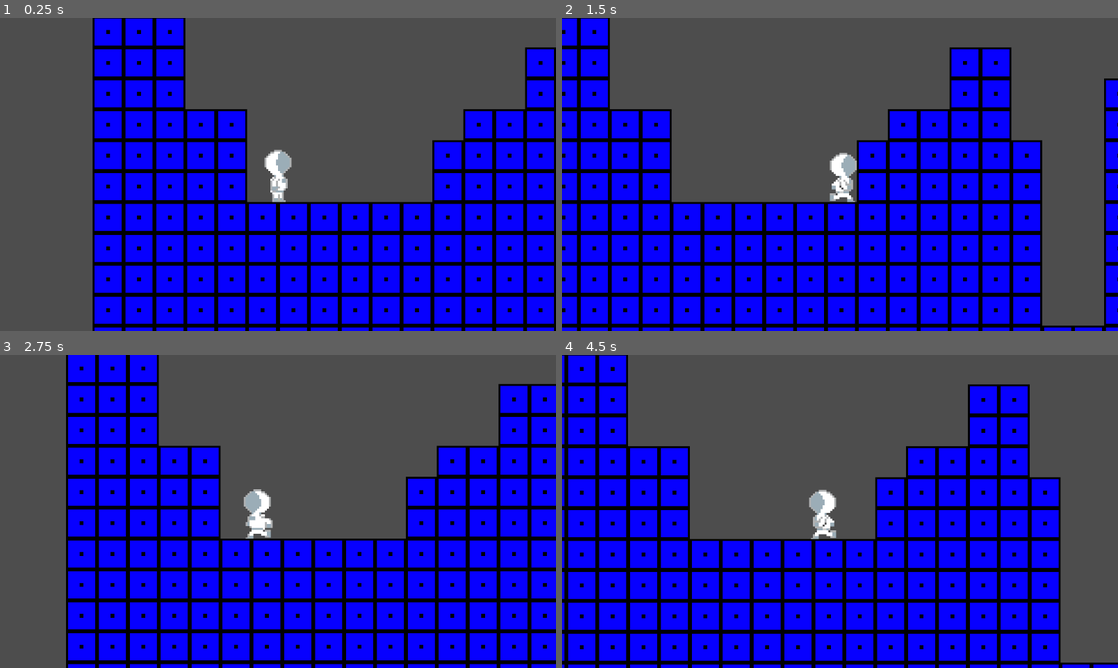
Above: before the commit, frames 1-4 (two rows, left to right).
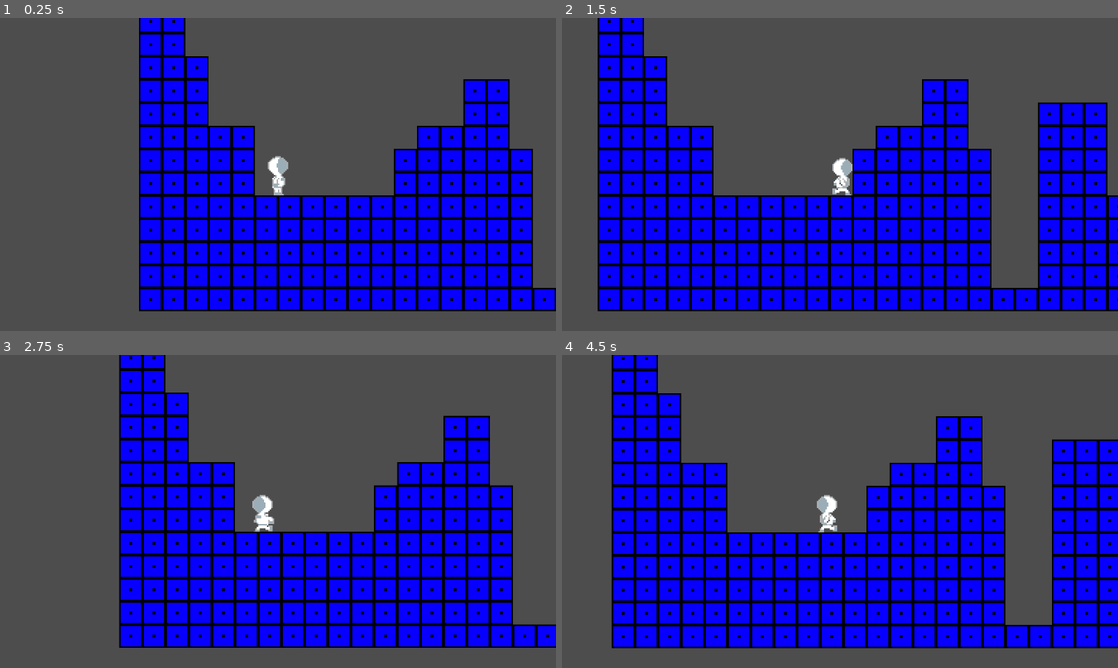
Above: after the commit, the same moments.

Repository: Tejas-Panchal/project_01
Game: Godot game, scene res://scenes/test.tscn
Two runs of this game, one before a commit and one after it. Both use one fixed random seed, a clock stepped at 60 frames per second and the inputs below. Before the commit the project has no main scene; this scene is started directly in both runs.
Inputs:
- Up to frame 1 (0.25 s): no input
- Up to frame 2 (1.5 s): hold D (right) from 0.53 s (still down); tap Space (jump) at 0.77 s
- Up to frame 3 (2.75 s): tap Space (jump) at 1.52 s; release D (right) at 2.03 s; hold A (left) from 2.03 s (still down)
- Up to frame 4 (4.5 s): release A (left) at 2.78 s; hold D (right) 2.78-4.28 s; tap Space (jump) at 3.02, 3.77 s; hold A (left) from 4.28 s (still down)

The runs differ from the first frame. In frame 1, 37% of the frame differs, in the area x 16-100%, y 0-100%; in frame 2, 50%; in frame 3, 42%; in frame 4, 50%, in the area x 0-100%, y 0-100%.

Commit message:
levels_and_main

Diff:
--- a/project.godot
+++ b/project.godot
@@ -11,6 +11,7 @@
 [application]
 
 config/name="project_01"
+run/main_scene="res://scenes/main.tscn"
 config/features=PackedStringArray("4.3", "Forward Plus")
 config/icon="res://icon.svg"
 
--- /dev/null
+++ b/scenes/levels.gd
@@ -0,0 +1,11 @@
+extends Node2D
+
+
+
+
+func _on_level_01_pressed() -> void:
+	get_tree().change_scene_to_file("res://scenes/world.tscn")
+
+
+func _on_level_02_pressed() -> void:
+	get_tree().change_scene_to_file("res://scenes/test.tscn")
--- /dev/null
+++ b/scenes/levels.tscn
@@ -0,0 +1,42 @@
+[gd_scene load_steps=6 format=3 uid="uid://cfjrqh152wbum"]
+
+[ext_resource type="Texture2D" uid="uid://cdo0dcbdcpitd" path="res://assets/levels_number/level_01.png" id="1_flf0q"]
+[ext_resource type="Script" path="res://scenes/levels.gd" id="1_tywf1"]
+[ext_resource type="Script" path="res://scenes/parallax_background.gd" id="2_5ycpy"]
+[ext_resource type="Texture2D" uid="uid://cmxoxb3ap06dw" path="res://assets/levels_number/level_02.png" id="2_drrwg"]
+[ext_resource type="Texture2D" uid="uid://dpwo0opeqwomo" path="res://assets/back_ground.png" id="2_jsvo2"]
+
+[node name="levels" type="Node2D"]
+script = ExtResource("1_tywf1")
+
+[node name="ParallaxBackground" type="ParallaxBackground" parent="."]
+script = ExtResource("2_5ycpy")
+
+[node name="ParallaxLayer" type="ParallaxLayer" parent="ParallaxBackground"]
+motion_mirroring = Vector2(1152, 648)
+
+[node name="BackGround" type="Sprite2D" parent="ParallaxBackground/ParallaxLayer"]
+position = Vector2(576, 324)
+scale = Vector2(3.4184, 3.68182)
+texture = ExtResource("2_jsvo2")
+
+[node name="level01" type="Button" parent="."]
+offset_left = 34.0
+offset_top = 28.0
+offset_right = 105.0
+offset_bottom = 96.0
+icon = ExtResource("1_flf0q")
+flat = true
+expand_icon = true
+
+[node name="level02" type="Button" parent="."]
+offset_left = 121.0
+offset_top = 29.0
+offset_right = 192.0
+offset_bottom = 97.0
+icon = ExtResource("2_drrwg")
+flat = true
+expand_icon = true
+
+[connection signal="pressed" from="level01" to="." method="_on_level_01_pressed"]
+[connection signal="pressed" from="level02" to="." method="_on_level_02_pressed"]
--- /dev/null
+++ b/scenes/main.gd
@@ -0,0 +1,11 @@
+extends Node2D
+
+
+
+
+func _on_quit_pressed() -> void:
+	get_tree().quit()
+
+
+func _on_play_pressed() -> void:
+	get_tree().change_scene_to_file("res://scenes/levels.tscn")
--- /dev/null
+++ b/scenes/main.tscn
@@ -0,0 +1,24 @@
+[gd_scene load_steps=2 format=3 uid="uid://cq3mev7lpcsq2"]
+
+[ext_resource type="Script" path="res://scenes/main.gd" id="1_tx7ri"]
+
+[node name="Main" type="Node2D"]
+script = ExtResource("1_tx7ri")
+
+[node name="Play" type="Button" parent="."]
+offset_left = 486.0
+offset_top = 192.0
+offset_right = 676.0
+offset_bottom = 305.0
+text = "Play"
+
+[node name="Quit" type="Button" parent="."]
+offset_left = 492.0
+offset_top = 345.0
+offset_right = 682.0
+offset_bottom = 458.0
+text = "Quit
+"
+
+[connection signal="pressed" from="Play" to="." method="_on_play_pressed"]
+[connection signal="pressed" from="Quit" to="." method="_on_quit_pressed"]
--- /dev/null
+++ b/scenes/parallax_background.gd
@@ -0,0 +1,7 @@
+extends ParallaxBackground
+
+var scrolling_speed = 100
+
+func _process(delta):
+	scroll_offset.x -= scrolling_speed * delta
+	scroll_offset.y -= scrolling_speed * delta
--- a/scenes/player.tscn
+++ b/scenes/player.tscn
@@ -105,6 +105,6 @@
 shape = SubResource("CapsuleShape2D_tsgwg")
 
 [node name="Camera2D" type="Camera2D" parent="."]
-zoom = Vector2(4, 4)
+zoom = Vector2(3, 3)
 position_smoothing_enabled = true
 position_smoothing_speed = 8.0
--- a/scripts/player.gd
+++ b/scripts/player.gd
@@ -1,7 +1,7 @@
 extends CharacterBody2D
 
 var speed = 100
-var gravity = 500
+var gravity = 700
 var jump_velocity = -260
 var jump_count = 0
 var max_jump = 2
Binary file added: assets/back_ground.png
Not shown, added: assets/back_ground.png.import
Binary file added: assets/levels_number/level_01.png
Not shown, added: assets/levels_number/level_01.png.import
Binary file added: assets/levels_number/level_02.png
Not shown, added: assets/levels_number/level_02.png.import
